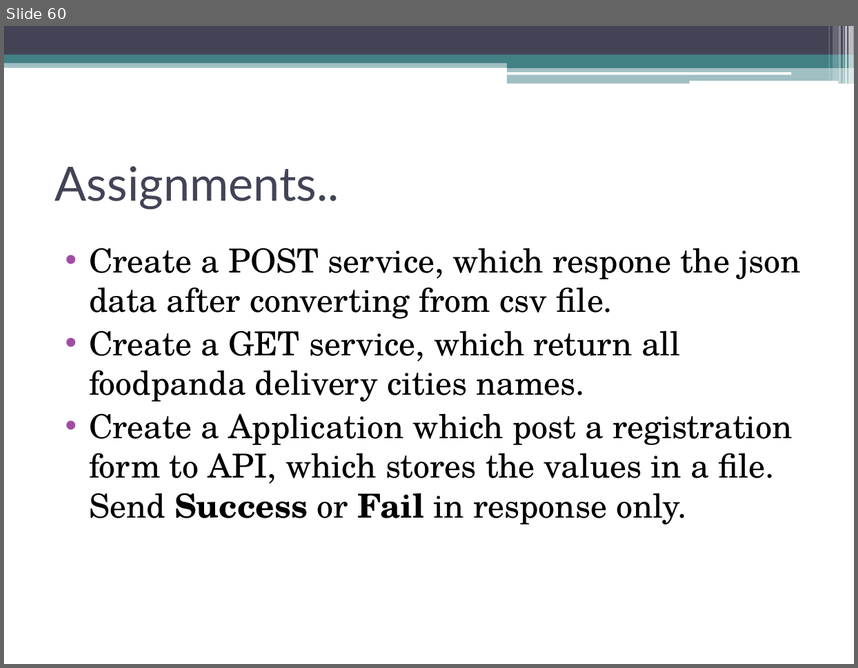
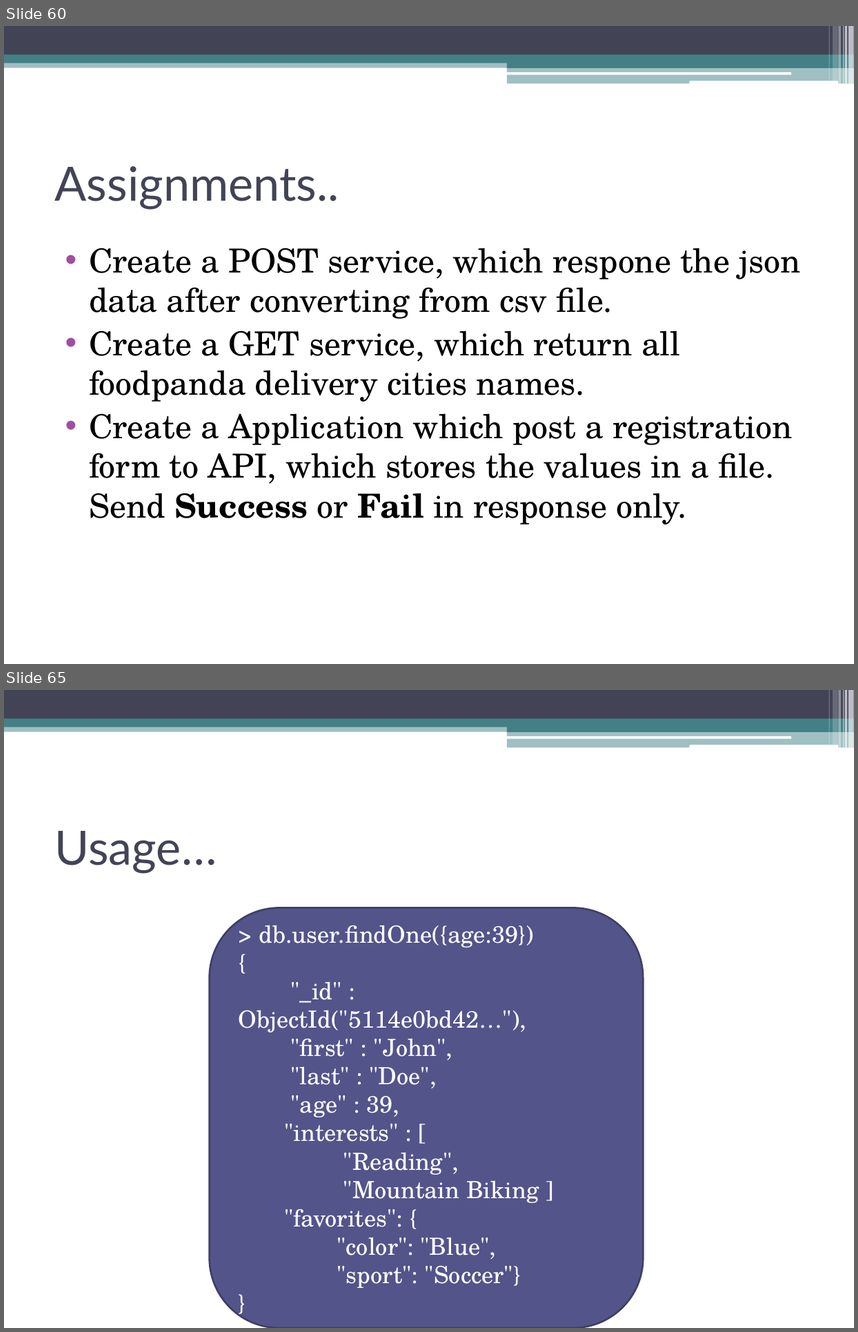
Before and after one commit to akjkhatri/mean_stack, a slide deck: MEAN Stack Workshop.pptx. Shown one above the other, each under a label of ours: slide 60 before the commit, slides 60 and 65 after it; the slides between them are not shown. The pictures are 858x668 and 858x1332 pixels, drawn with LibreOffice and Linux fonts; fonts in the diff are those of the drawing. Boxes give left, top, right and bottom in pixels: in the first picture for what was removed or moved away, otherwise in the second. Text is boxed around its words. In the diff, an @@ line names an element or a change of style, - is before the commit and + after.

```diff
--- a/MEAN Stack Workshop.pptx
+++ b/MEAN Stack Workshop.pptx
@@ slide 65 added at [4,690,854,1328], background #FFFFFF; not listed: 13 template elements that a slide beside it also shows @@
@@ title added at [55,831,217,874], 40 pt, text #424456 @@
+Usage…
@@ rounded rectangle added at [210,907,643,1328], fill #53548A, outline #3D3E66 1.5 pt, 20 pt, text #FFFFFF @@
+> db.user.findOne({age:39})
+{
+"_id" : ObjectId("5114e0bd42…"),
+"first" : "John",
+"last" : "Doe",
+"age" : 39,
+"interests" : [
+"Reading",
+"Mountain Biking ]
+"favorites": {
+"color": "Blue",
+"sport": "Soccer"}
+}
```
Also in this commit, not shown: 12 other slides added, 1 other file.
